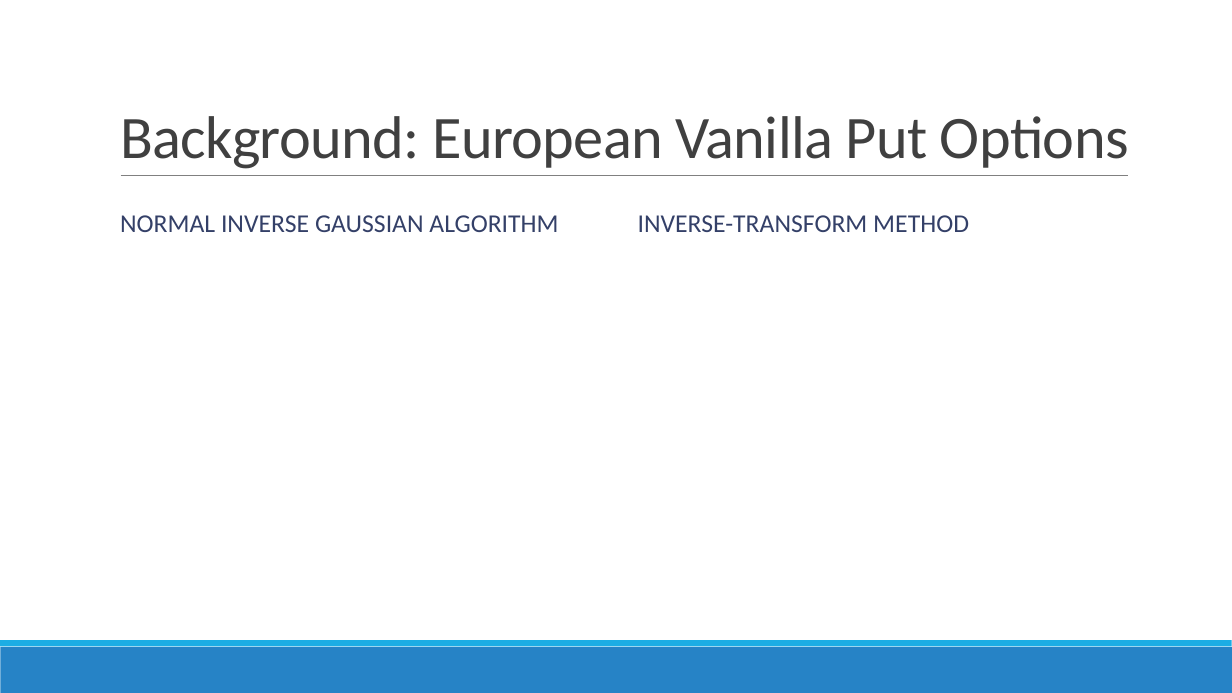
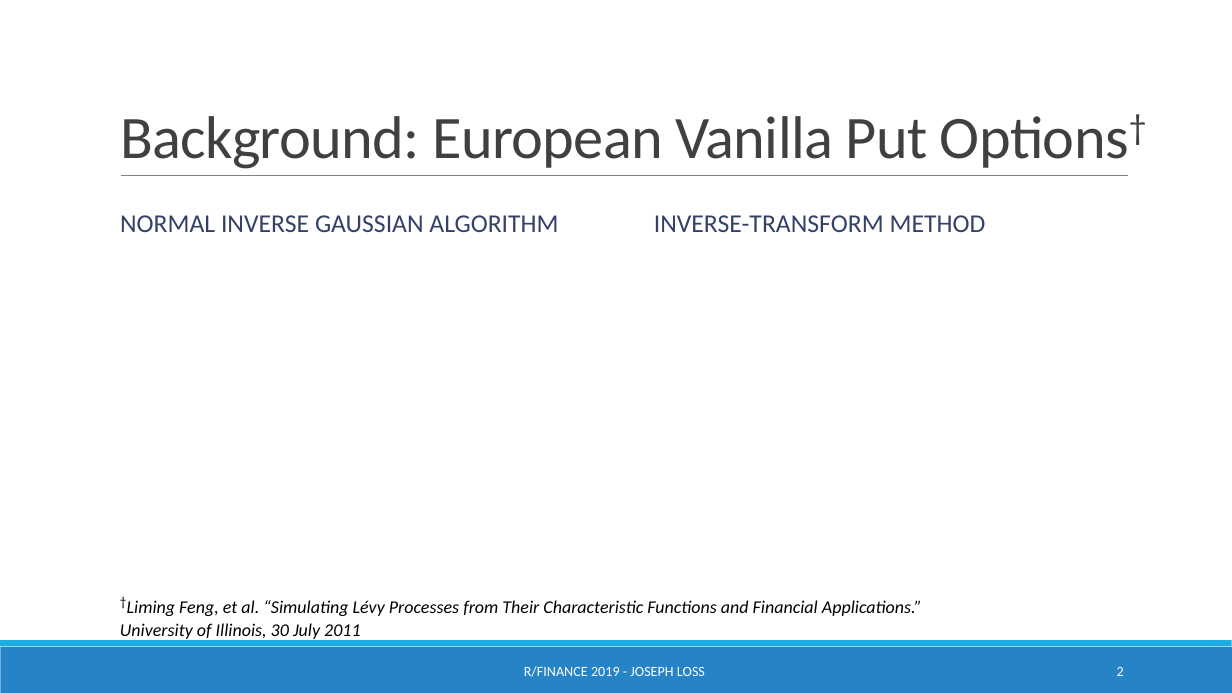
Before and after one commit to chicago-joe/Option-Pricing-via-Levy-Models-in-R, a slide deck: slide 2 of doc/LossJoseph_RFinance_Presentation.pptx. Drawn at 1232x693 pixels with LibreOffice and Linux fonts; fonts in the diff are those of the drawing; grey boxes stand for pictures. Boxes give left, top, right and bottom in pixels: in the first picture for what was removed or moved away, otherwise in the second. Text is boxed around its words. In the diff, an @@ line names an element or a change of style, - is before the commit and + after.

```diff
--- a/doc/LossJoseph_RFinance_Presentation.pptx
+++ b/doc/LossJoseph_RFinance_Presentation.pptx
@@ title at bbox=[120, 116, 1129, 169]: text changed @@
-Background: European Vanilla Put Options
+Background: European Vanilla Put Options†
@@ text "INVERSE-TRANSFORM METHOD": place and size @@
-text "INVERSE-TRANSFORM METHOD" at bbox=[638, 215, 969, 232]
+text "INVERSE-TRANSFORM METHOD" at bbox=[654, 215, 986, 232]
@@ text added at bbox=[120, 600, 922, 641], 14 pt, text #000000, italic @@
+†Liming Feng, et al. “Simulating Lévy Processes from Their Characteristic Functions and Financial Applications.”
+University of Illinois, 30 July 2011
@@ text added at bbox=[524, 666, 705, 677], 11 pt, text #FFFFFF @@
+R/FINANCE 2019 - JOSEPH LOSS
@@ page number added at bbox=[1117, 667, 1124, 676], 11 pt, text #FFFFFF @@
+2
```
Also in this commit, not shown: 6 other slides changed, 8 other files.
